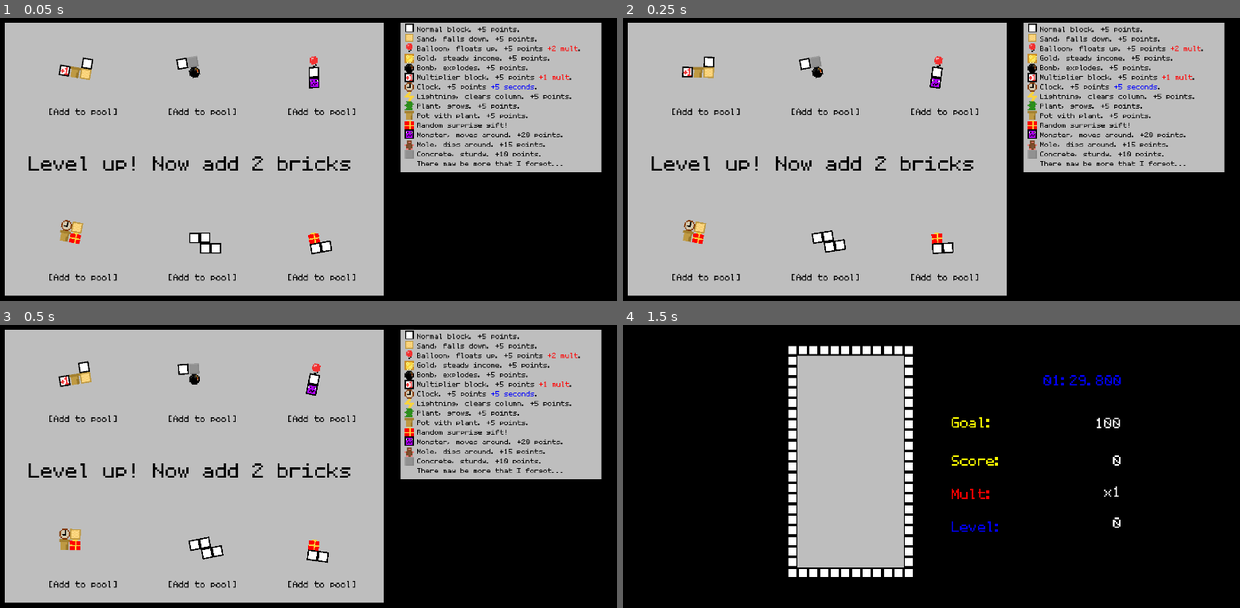
Above: before the commit, frames 1-4 (two rows, left to right).
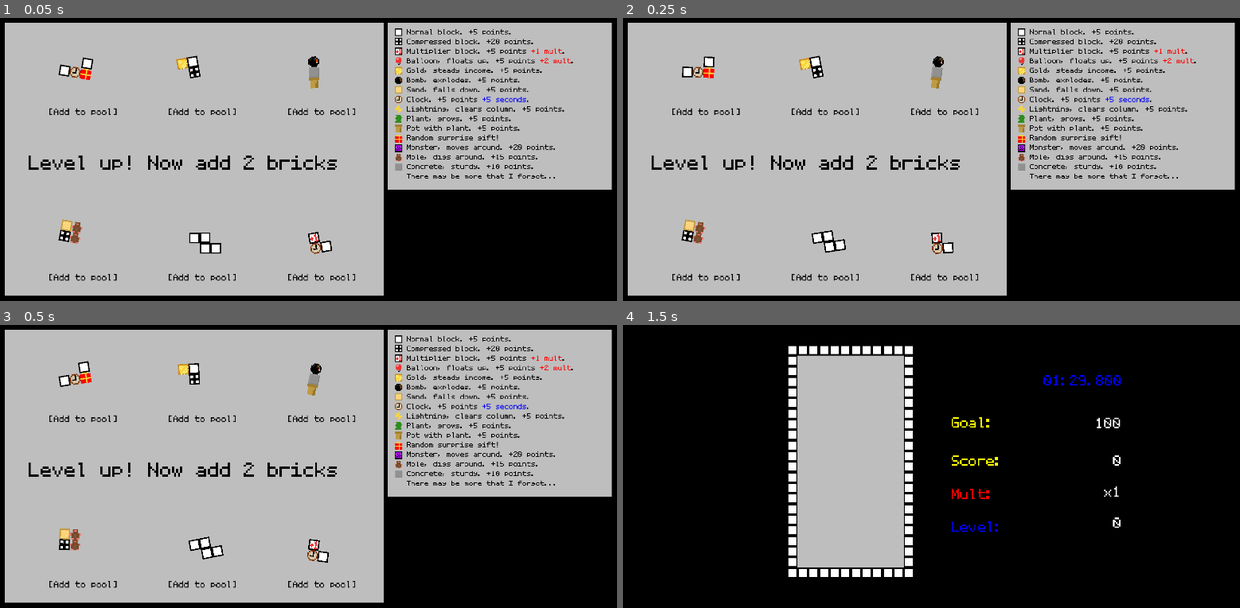
Above: after the commit, the same moments.

Repository: AsgerHB/create-jam-spring-2025
Game: Godot game, scene res://Scenes/Selector.tscn
The game is run twice, just before and just after one commit, with the same random seed, the same clock (stepped at 60 frames per second) and the same inputs. This scene is started directly instead of the project's main scene. Sound files missing from this copy of the repository are replaced by a short silence.
Inputs:
- Up to frame 1 (0.05 s): no input
- Up to frame 2 (0.25 s): no input
- Up to frame 3 (0.5 s): no input
- Up to frame 4 (1.5 s): click "[Add to pool]" at 0.5 s; click "[Add to pool]" at 1.25 s

The runs differ from the first frame. In frame 1, 11% of the frame differs, in the area x 4-100%, y 1-84%; in frame 2, 11%; in frame 3, 11%; in frame 4, nothing differs.

Commit message:
Fix point goal bug and add Compressed block

Diff:
--- a/Prefabs/block_instructions.tscn
+++ b/Prefabs/block_instructions.tscn
@@ -11,119 +11,127 @@
 scale = Vector2(6.02239, 3.74896)
 texture = ExtResource("1_u0mki")
 
-[node name="BlockSprites" type="Sprite2D" parent="Gray"]
-position = Vector2(-91.6204, -111.975)
-scale = Vector2(1.11686, 1.79415)
+[node name="BlockSprites" type="Sprite2D" parent="."]
+position = Vector2(60, 51.64)
+scale = Vector2(5, 5)
 texture = ExtResource("2_4oh6a")
 region_enabled = true
-region_rect = Rect2(0.0531025, 0.110546, 7.75385, 7.50169)
+region_rect = Rect2(0, 0, 8, 8)
 
-[node name="BlockSprites2" type="Sprite2D" parent="Gray"]
-position = Vector2(-91.6204, -96.0388)
-scale = Vector2(1.03681, 1.61089)
+[node name="BlockSprites1" type="Sprite2D" parent="."]
+position = Vector2(60, 102)
+scale = Vector2(5, 5)
+texture = ExtResource("2_4oh6a")
+region_enabled = true
+region_rect = Rect2(40, 8, 8, 8)
+
+[node name="BlockSprites2" type="Sprite2D" parent="."]
+position = Vector2(60, 155)
+scale = Vector2(5, 5)
+texture = ExtResource("2_4oh6a")
+region_enabled = true
+region_rect = Rect2(0, 16, 8, 8)
+
+[node name="BlockSprites3" type="Sprite2D" parent="."]
+position = Vector2(60, 208)
+scale = Vector2(5, 5)
+texture = ExtResource("2_4oh6a")
+region_enabled = true
+region_rect = Rect2(8, 16, 8, 8)
+
+[node name="BlockSprites4" type="Sprite2D" parent="."]
+position = Vector2(60, 260)
+scale = Vector2(5, 5)
+texture = ExtResource("2_4oh6a")
+region_enabled = true
+region_rect = Rect2(0, 8, 8, 8)
+
+[node name="BlockSprites5" type="Sprite2D" parent="."]
+position = Vector2(60, 313)
+scale = Vector2(5, 5)
+texture = ExtResource("2_4oh6a")
+region_enabled = true
+region_rect = Rect2(8, 8, 8, 8)
+
+[node name="BlockSprites6" type="Sprite2D" parent="."]
+position = Vector2(60, 363)
+scale = Vector2(5, 5)
 texture = ExtResource("2_4oh6a")
 region_enabled = true
 region_rect = Rect2(8, 0, 8, 8)
 
-[node name="BlockSprites3" type="Sprite2D" parent="Gray"]
-position = Vector2(-91.6204, -80.2158)
-scale = Vector2(1.01605, 1.6322)
-texture = ExtResource("2_4oh6a")
-region_enabled = true
-region_rect = Rect2(8, 16, 8, 8)
-
-[node name="BlockSprites4" type="Sprite2D" parent="Gray"]
-position = Vector2(-91.6204, -62.8777)
-scale = Vector2(1.14059, 1.83225)
-texture = ExtResource("2_4oh6a")
-region_enabled = true
-region_rect = Rect2(0, 8, 8, 8)
-
-[node name="BlockSprites5" type="Sprite2D" parent="Gray"]
-position = Vector2(-91.6204, -47.013)
-scale = Vector2(1.14059, 1.83225)
-texture = ExtResource("2_4oh6a")
-region_enabled = true
-region_rect = Rect2(8, 8, 8, 8)
-
-[node name="BlockSprites6" type="Sprite2D" parent="Gray"]
-position = Vector2(-91.6204, -32.3423)
-scale = Vector2(1.14059, 1.83225)
-texture = ExtResource("2_4oh6a")
-region_enabled = true
-region_rect = Rect2(0, 16, 8, 8)
-
-[node name="BlockSprites7" type="Sprite2D" parent="Gray"]
-position = Vector2(-91.6204, -16.8713)
-scale = Vector2(1.14059, 1.83225)
+[node name="BlockSprites7" type="Sprite2D" parent="."]
+position = Vector2(60, 416)
+scale = Vector2(5, 5)
 texture = ExtResource("2_4oh6a")
 region_enabled = true
 region_rect = Rect2(16, 0, 8, 8)
 
-[node name="BlockSprites8" type="Sprite2D" parent="Gray"]
-position = Vector2(-91.6204, -1.40039)
-scale = Vector2(1.14059, 1.83225)
+[node name="BlockSprites8" type="Sprite2D" parent="."]
+position = Vector2(60, 468)
+scale = Vector2(5, 5)
 texture = ExtResource("2_4oh6a")
 region_enabled = true
 region_rect = Rect2(32, 0, 8, 8)
 
-[node name="BlockSprites9" type="Sprite2D" parent="Gray"]
-position = Vector2(-91.6204, 13.5371)
-scale = Vector2(1.14059, 1.83225)
+[node name="BlockSprites9" type="Sprite2D" parent="."]
+position = Vector2(60, 520)
+scale = Vector2(5, 5)
 texture = ExtResource("2_4oh6a")
 region_enabled = true
 region_rect = Rect2(32, 8, 8, 8)
 
-[node name="BlockSprites10" type="Sprite2D" parent="Gray"]
-position = Vector2(-91.6204, 29.008)
-scale = Vector2(1.14059, 1.83225)
+[node name="BlockSprites10" type="Sprite2D" parent="."]
+position = Vector2(60, 572)
+scale = Vector2(5, 5)
 texture = ExtResource("2_4oh6a")
 region_enabled = true
 region_rect = Rect2(32, 16, 8, 8)
 
-[node name="BlockSprites11" type="Sprite2D" parent="Gray"]
-position = Vector2(-91.6204, 44.479)
-scale = Vector2(1.14059, 1.83225)
+[node name="BlockSprites11" type="Sprite2D" parent="."]
+position = Vector2(60, 628)
+scale = Vector2(5, 5)
 texture = ExtResource("2_4oh6a")
 region_enabled = true
 region_rect = Rect2(24, 0, 8, 8)
 
-[node name="BlockSprites12" type="Sprite2D" parent="Gray"]
-position = Vector2(-91.6204, 59.1497)
-scale = Vector2(1.14059, 1.83225)
+[node name="BlockSprites12" type="Sprite2D" parent="."]
+position = Vector2(60, 679)
+scale = Vector2(5, 5)
 texture = ExtResource("2_4oh6a")
 region_enabled = true
 region_rect = Rect2(24, 16, 8, 8)
 
-[node name="BlockSprites13" type="Sprite2D" parent="Gray"]
-position = Vector2(-91.6204, 76.7546)
-scale = Vector2(1.14059, 1.83225)
+[node name="BlockSprites13" type="Sprite2D" parent="."]
+position = Vector2(60, 730)
+scale = Vector2(5, 5)
 texture = ExtResource("2_4oh6a")
 region_enabled = true
 region_rect = Rect2(40, 0, 8, 8)
 
-[node name="BlockSprites14" type="Sprite2D" parent="Gray"]
-position = Vector2(-91.6204, 91.692)
-scale = Vector2(1.14059, 1.83225)
+[node name="BlockSprites14" type="Sprite2D" parent="."]
+position = Vector2(60, 780)
+scale = Vector2(5, 5)
 texture = ExtResource("2_4oh6a")
 region_enabled = true
 region_rect = Rect2(16, 8, 8, 8)
 
 [node name="RichTextLabel2" type="RichTextLabel" parent="."]
-offset_left = 99.5002
-offset_top = 11.4997
-offset_right = 1503.5
-offset_bottom = 895.5
+offset_left = 104.0
+offset_top = 24.0
+offset_right = 1170.0
+offset_bottom = 908.0
 theme = ExtResource("3_v6a76")
 theme_override_colors/default_color = Color(0, 0, 0, 1)
-theme_override_font_sizes/normal_font_size = 70
+theme_override_font_sizes/normal_font_size = 64
 bbcode_enabled = true
 text = "Normal block. +5 points.
-Sand, falls down. +5 points.
+Compressed block. +20 points.
+Multiplier block. +5 points [color=red]+1 mult[/color].
 Balloon, floats up. +5 points [color=red]+2 mult[/color].
 Gold, steady income. +5 points.
 Bomb, explodes. +5 points.
-Multiplier block. +5 points [color=red]+1 mult[/color].
+Sand, falls down. +5 points.
 Clock. +5 points [color=blue]+5 seconds[/color].
 Lightning, clears column. +5 points.
 Plant, grows. +5 points.
--- a/Scenes/Selector.tscn
+++ b/Scenes/Selector.tscn
@@ -37,6 +37,8 @@
 texture = ExtResource("2_ji8yk")
 
 [node name="BlockInstructions" parent="InstructionsPopup" instance=ExtResource("6_h32ys")]
+position = Vector2(-78, 0)
+scale = Vector2(1.11686, 1.11686)
 
 [node name="Node2D" type="Node2D" parent="."]
 script = ExtResource("8_1tlbm")
@@ -44,11 +46,11 @@
 [node name="RichTextLabel" type="RichTextLabel" parent="Node2D"]
 offset_left = 120.0
 offset_top = 418.0
-offset_right = 1507.0
+offset_right = 1123.0
 offset_bottom = 568.0
 theme = ExtResource("4_c44gr")
 theme_override_colors/default_color = Color(0, 0, 0, 1)
-theme_override_font_sizes/normal_font_size = 100
+theme_override_font_sizes/normal_font_size = 96
 text = "Level up! Now add 2 bricks"
 
 [connection signal="finished" from="Tetrogue-Menu" to="Tetrogue-Menu" method="_on_finished"]
--- a/Scripts/Cell.gd
+++ b/Scripts/Cell.gd
@@ -6,6 +6,7 @@
 enum Type {
 	Standard,
 	Compressed,
+	Multiplier,
 	Sand,
 	Balloon,
 	Gold,
@@ -24,10 +25,11 @@
 const infinity = 1000000
 const cell_complexity_score = {
 	Type.Standard: 0,
+	Type.Compressed: 0,
+	Type.Multiplier: 1,
 	Type.Sand: 1,
 	Type.Concrete: 1,
 	Type.ConcreteSemiBroken: infinity,
-	Type.Compressed: 1,
 	Type.Balloon: 2,
 	Type.Gold: 2,
 	Type.Bomb: 2,
@@ -42,10 +44,11 @@
 # A mapping of a sprite's state and where it maps to in the sprite sheet
 const SpriteCoords: Dictionary[Type, Vector2i] = {
 	Type.Standard: 8 * Vector2i(0,0),
+	Type.Compressed: 8 * Vector2i(5,1),
+	Type.Multiplier: 8 * Vector2i(0,2),
 	Type.Sand: 8 * Vector2i(1,0),
 	Type.Gold: 8 * Vector2i(0,1),
 	Type.Bomb: 8 * Vector2i(1,1),
-	Type.Compressed: 8 * Vector2i(0,2),
 	Type.Balloon: 8 * Vector2i(1,2),
 	Type.Monster: 8 * Vector2i(3,2),
 	Type.Gift: 8 * Vector2i(3,0),
@@ -116,7 +119,8 @@
 		Type.ConcreteSemiBroken:
 			score = 10
 		Type.Compressed:
-			score = 5
+			score = 20
+		Type.Multiplier:
 			game.score_counter.add_mult(1)
 		Type.Balloon:
 			score = 5
--- a/Scripts/RunState.gd
+++ b/Scripts/RunState.gd
@@ -96,7 +96,7 @@
 		return levels[level]
 	else:
 		# Increase goal quadratically from now
-		var n = levels.size() - level
+		var n = level - levels.size()
 		return [5*n**2 + 250*n + 1000, 90]
 
 func increment_level():
--- a/Scripts/TetriminoGenerator.gd
+++ b/Scripts/TetriminoGenerator.gd
@@ -1,9 +1,10 @@
 class_name TetriminoGenerator
 
 const oops_types: Array[Cell.Type] = [
+	Cell.Type.Compressed,
+	Cell.Type.Multiplier,
 	Cell.Type.Sand,
 	Cell.Type.Concrete,
-	Cell.Type.Compressed,
 	Cell.Type.Clock,
 	Cell.Type.PlantPot,
 	Cell.Type.Lightning
Not shown: 1 places in Prefabs/tetris_game.tscn that only renumber resources
Not shown: 1 places in Scenes/Main Menu.tscn that only renumber resources
Not shown: 1 places in Scenes/Selector.tscn that only renumber resources
Binary file changed: Sprites/BlockSprites.png
